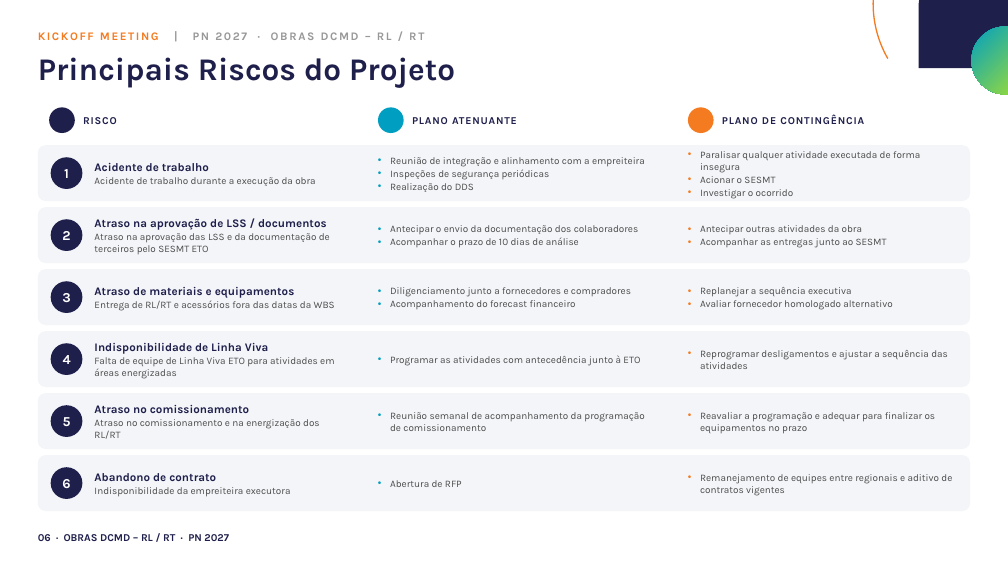
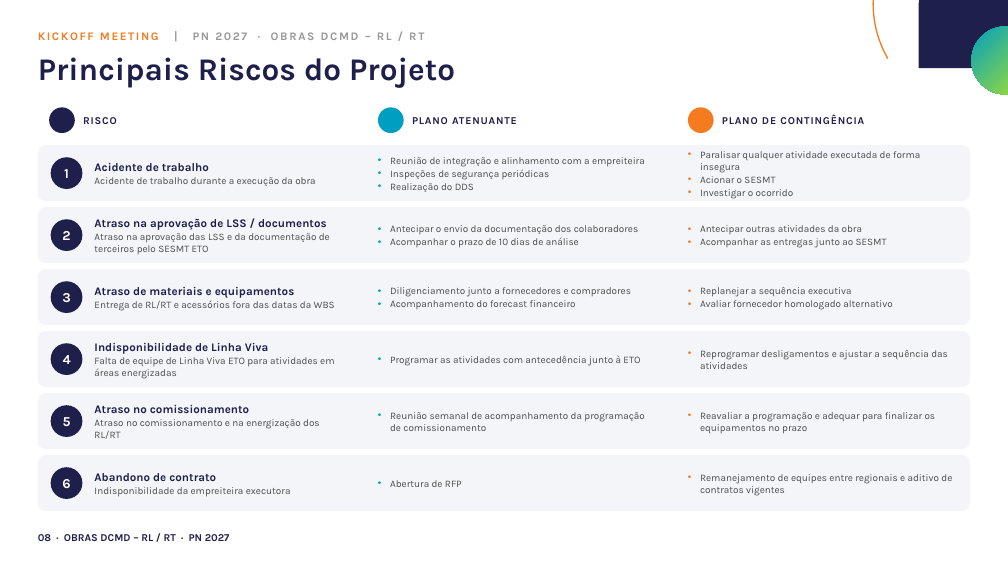
Before and after one commit to sandro-padilha/proposta_comercial, a slide deck: slide 8 of PN_2027/KOM_PN_2027_Obras_DCMD_RL_RT.pptx (slide 6 before the commit). Drawn at 1008x567 pixels with LibreOffice and Linux fonts; fonts in the diff are those of the drawing; background and template pictures are left out. Boxes give left, top, right and bottom in pixels: in the first picture for what was removed or moved away, otherwise in the second. Text is boxed around its words. In the diff, an @@ line names an element or a change of style, - is before the commit and + after.

```diff
--- a/PN_2027/KOM_PN_2027_Obras_DCMD_RL_RT.pptx
+++ b/PN_2027/KOM_PN_2027_Obras_DCMD_RL_RT.pptx
@@ text at box(38, 534, 229, 541): text changed @@
-06 · OBRAS DCMD – RL / RT · PN 2027
+08 · OBRAS DCMD – RL / RT · PN 2027
```
Also in this commit, not shown: 9 other slides changed, 2 slides added, 2 other files.
